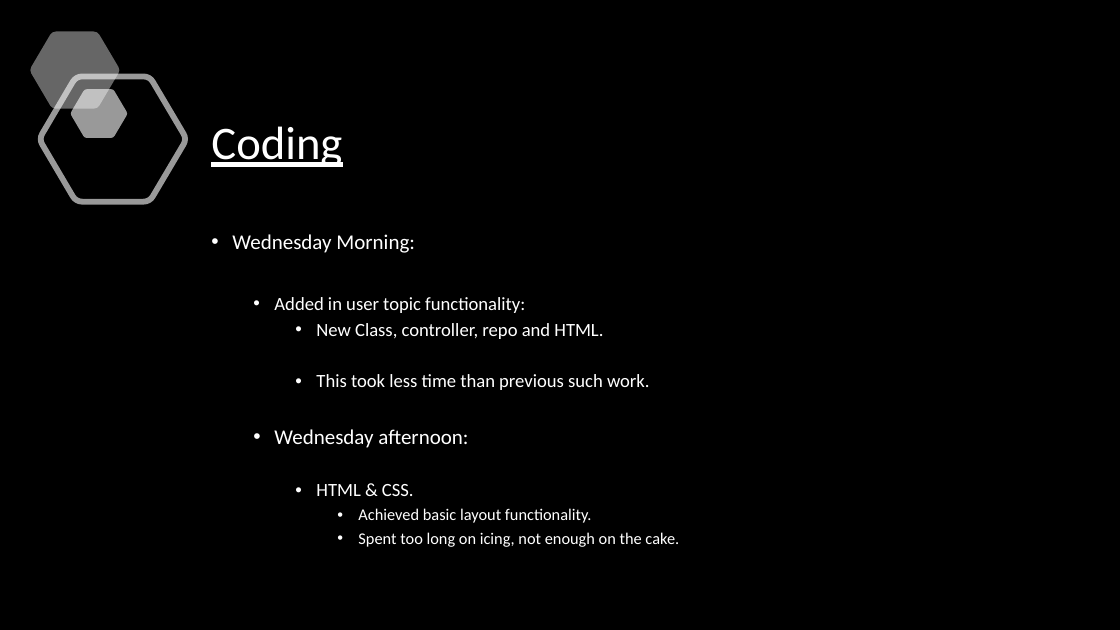
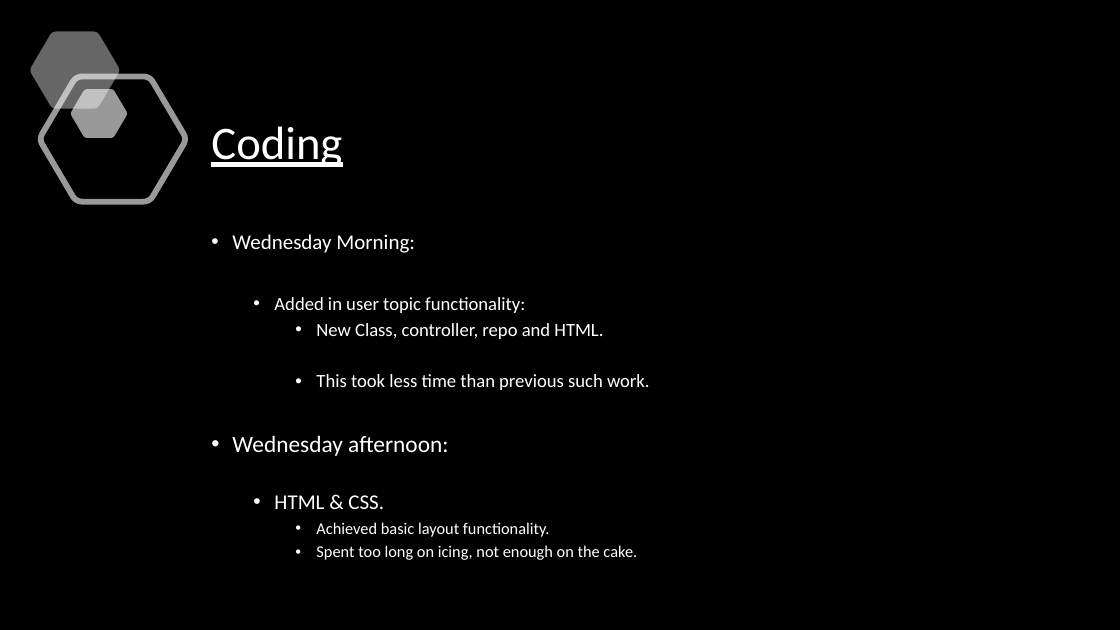
Before and after one commit to Dougmac21/QuizzR, a slide deck: slide 9 of pub_quiz_app/_documentation/Project Presentation.pptx. Drawn at 1120x630 pixels with LibreOffice and Linux fonts; fonts in the diff are those of the drawing; background and template pictures are left out. Boxes give left, top, right and bottom in pixels: in the first picture for what was removed or moved away, otherwise in the second. Text is boxed around its words. In the diff, an @@ line names an element or a change of style, - is before the commit and + after.

```diff
--- a/pub_quiz_app/_documentation/Project Presentation.pptx
+++ b/pub_quiz_app/_documentation/Project Presentation.pptx
@@ text at (232, 435, 637, 560): size 18 to 20 pt in "Wednesday afternoon:"; size 16 to 18 pt in "HTML & CSS."; list level 2 to 1 in "Wednesday afternoon:"; list level 3 to 2 in "HTML & CSS."; list level 4 to 3 in "Achieved basic layout functionality."; list level 4 to 3 in "Spent too long on icing, ..." @@
```
Also in this commit, not shown: 6 other slides changed, 1 slide added, 3 other files.
